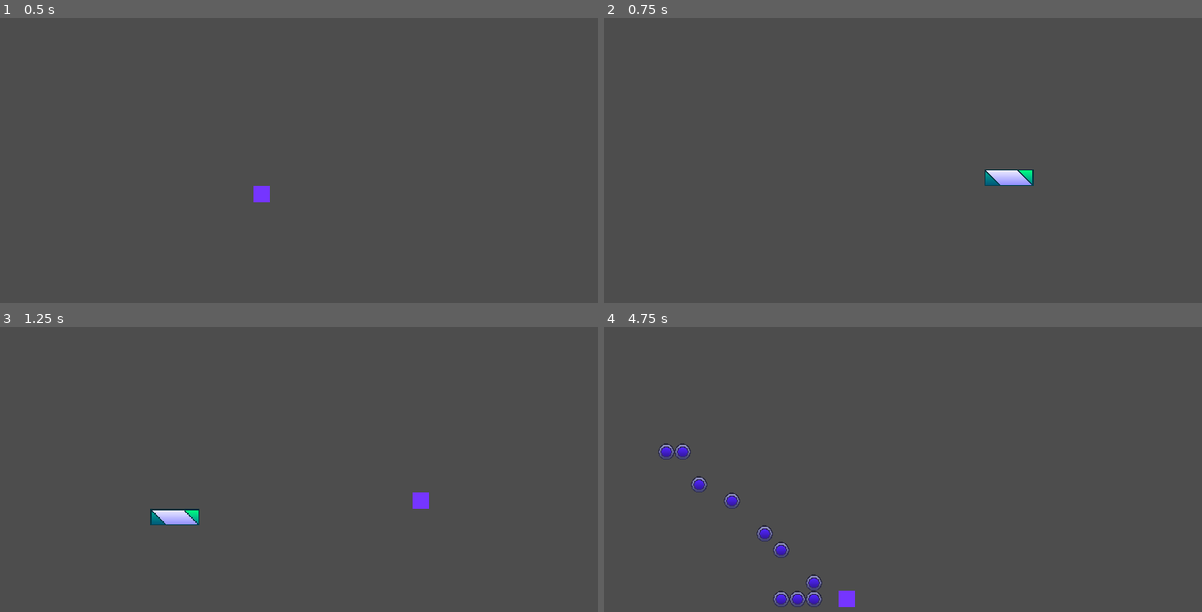
Above: before the commit, frames 1-4 (two rows, left to right).
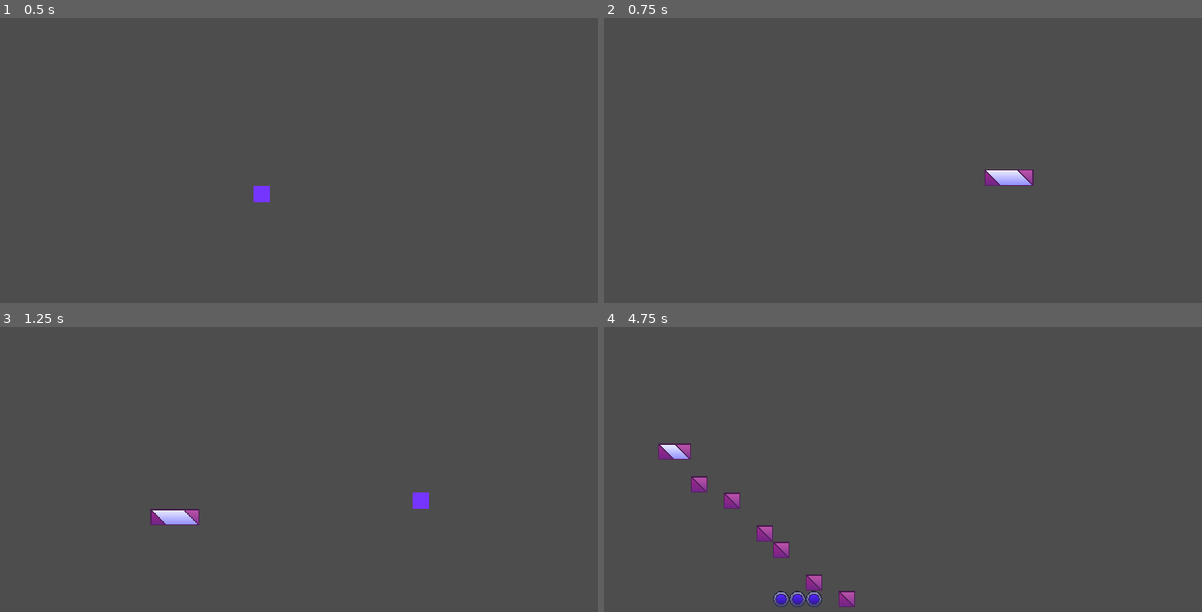
Above: after the commit, the same moments.

Repository: blokos0/funny_platformer
Game: Godot game, scene res://play.tscn
Same seed, same stepped clock (60 frames per second), same inputs: the game is played once before the commit and once after it.
Inputs (mouse positions are in pixels of both pictures, inside the frame that each line leads up to):
- Up to frame 1 (0.5 s): no input
- Up to frame 2 (0.75 s): tap Enter at 0.5 s; move the mouse to (1016, 183) at 0.52 s; hold D (right) from 0.53 s (still down); tap 4 at 0.6 s; click (1016, 183) at 0.67 s
- Up to frame 3 (1.25 s): keep holding D (right); tap W (up) at 0.77 s
- Up to frame 4 (4.75 s): release D (right) at 1.25 s; drag from (741, 529) to (843, 586) at 1.27 s; tap R (restart) at 2, 3.5 s; move the mouse to (938, 429) at 2.02 s; hold A (left) 2.03-2.75 s; tap 1 at 2.1 s; click (938, 429) at 2.17 s; tap 4 at 2.3, 3.8 s; drag from (843, 586) to (675, 455) at 2.77 s; move the mouse to (1070, 566) at 3.52 s; hold D (right) 3.53-4.25 s; tap 3 at 3.6 s; click (1070, 566) at 3.67 s; tap W (up) at 3.77 s; drag from (675, 455) to (843, 600) at 4.27 s

Frame 1 is identical in both runs. In frame 2, 0.2% of the frame differs, in the area x 63-72%, y 53-59%; in frame 3, 0.2%; in frame 4, 1.3%, in the area x 9-42%, y 40-99%.

Commit message:
added slippery blocks

Diff:
--- a/!todo.gd
+++ b/!todo.gd
@@ -1,3 +1,3 @@
 # import the level into global.leveldata when a level loads
-# implement slippery blocks (the ones with the pink corners
 # do something about is_on_wall(), maybe use raycasts
+# make an actually good editor
--- a/objects/player.gd
+++ b/objects/player.gd
@@ -17,10 +17,18 @@
 		queue_free() #global.restart()
 	if is_on_wall(): # is_on_wall() only detects collisions if im moving into a wall, which is bad
 		if !Input.is_action_pressed("down"):
-			bounce(bouncepower)
-			if dir == get_wall_normal()[0]:
-				velocity.x += velocityxconserved * -1
-				print("wallbounce! velocity.x mirrored")
+			var colpos: Vector2 = get_last_slide_collision().get_position()
+			var tilepos: Vector2i = get_parent().local_to_map(Vector2(colpos.x - max(get_wall_normal()[0], 0), colpos.y)) # spaghetti
+			var tiledata: TileData = get_parent().get_cell_tile_data(tilepos)
+			var slip: bool = true
+			if tiledata:
+				slip = tiledata.get_custom_data("slippery")
+				print(slip)
+			if !slip:
+				bounce(bouncepower)
+				if dir == get_wall_normal()[0]:
+					velocity.x += velocityxconserved * -1
+					print("wallbounce! velocity.x mirrored")
 	else:
 		bounced = false
 		velocityxconserved = velocity.x
--- a/play.gd
+++ b/play.gd
@@ -44,12 +44,14 @@
 		tile = 1
 	if Input.is_key_label_pressed(KEY_3):
 		tile = 2
+	if Input.is_key_label_pressed(KEY_4):
+		tile = 3
 	var mp = Vector2i(floor(get_global_mouse_position().x / 32) * 32, floor(get_global_mouse_position().y / 32) * 32)
 	var rect = Rect2(mp.x, mp.y, 32, 32)
 	draw_rect(rect, Color.from_string("#7535FF", Color.REBECCA_PURPLE))
 	if Input.is_mouse_button_pressed(MOUSE_BUTTON_LEFT):
-		if tile == 0:
-			$tilemap.set_cells_terrain_connect([mp / 32], tile, 0)
+		if tile == 0 || tile == 3:
+			$tilemap.set_cells_terrain_connect([mp / 32], 0, tile / 3)
 		else:
 			$tilemap.set_cell(mp / 32, tile, Vector2i(0, 0))
 	if Input.is_mouse_button_pressed(MOUSE_BUTTON_RIGHT):
--- a/tileset.tres
+++ b/tileset.tres
@@ -1,10 +1,12 @@
-[gd_resource type="TileSet" load_steps=7 format=3 uid="uid://c4iqh087853x6"]
+[gd_resource type="TileSet" load_steps=9 format=3 uid="uid://c4iqh087853x6"]
 
 [ext_resource type="Texture2D" uid="uid://2aku24x6j4qn" path="res://sprites/tileset_greencorners.png" id="1_mv278"]
 [ext_resource type="PackedScene" uid="uid://35frc7rs0dws" path="res://objects/player.tscn" id="2_4n5fh"]
 [ext_resource type="PackedScene" uid="uid://coodcfn4g33ec" path="res://objects/bouncebutton.tscn" id="3_xlg2i"]
+[ext_resource type="Texture2D" uid="uid://co7gfddnm41s1" path="res://sprites/tileset_pinkcorners.png" id="4_6m11g"]
 
 [sub_resource type="TileSetAtlasSource" id="TileSetAtlasSource_vquyu"]
+resource_name = "greencorners"
 texture = ExtResource("1_mv278")
 texture_region_size = Vector2i(32, 32)
 0:0/0 = 0
@@ -112,12 +114,134 @@
 resource_name = "bouncebutton"
 scenes/0/scene = ExtResource("3_xlg2i")
 
+[sub_resource type="TileSetAtlasSource" id="TileSetAtlasSource_58lcc"]
+resource_name = "pinkcorners"
+texture = ExtResource("4_6m11g")
+texture_region_size = Vector2i(32, 32)
+0:0/0 = 0
+0:0/0/terrain_set = 0
+0:0/0/terrain = 1
+0:0/0/physics_layer_0/polygon_0/points = PackedVector2Array(-16, -16, 16, -16, 16, 16, -16, 16)
+0:0/0/custom_data_0 = true
+1:0/0 = 0
+1:0/0/terrain_set = 0
+1:0/0/terrain = 1
+1:0/0/physics_layer_0/polygon_0/points = PackedVector2Array(-16, -16, 16, -16, 16, 16, -16, 16)
+1:0/0/terrains_peering_bit/right_side = 1
+1:0/0/custom_data_0 = true
+2:0/0 = 0
+2:0/0/terrain_set = 0
+2:0/0/terrain = 1
+2:0/0/physics_layer_0/polygon_0/points = PackedVector2Array(-16, -16, 16, -16, 16, 16, -16, 16)
+2:0/0/terrains_peering_bit/right_side = 1
+2:0/0/terrains_peering_bit/left_side = 1
+2:0/0/custom_data_0 = true
+3:0/0 = 0
+3:0/0/terrain_set = 0
+3:0/0/terrain = 1
+3:0/0/physics_layer_0/polygon_0/points = PackedVector2Array(-16, -16, 16, -16, 16, 16, -16, 16)
+3:0/0/terrains_peering_bit/left_side = 1
+3:0/0/custom_data_0 = true
+0:1/0 = 0
+0:1/0/terrain_set = 0
+0:1/0/terrain = 1
+0:1/0/physics_layer_0/polygon_0/points = PackedVector2Array(-16, -16, 16, -16, 16, 16, -16, 16)
+0:1/0/terrains_peering_bit/bottom_side = 1
+0:1/0/custom_data_0 = true
+1:1/0 = 0
+1:1/0/terrain_set = 0
+1:1/0/terrain = 1
+1:1/0/physics_layer_0/polygon_0/points = PackedVector2Array(-16, -16, 16, -16, 16, 16, -16, 16)
+1:1/0/terrains_peering_bit/right_side = 1
+1:1/0/terrains_peering_bit/bottom_side = 1
+1:1/0/custom_data_0 = true
+2:1/0 = 0
+2:1/0/terrain_set = 0
+2:1/0/terrain = 1
+2:1/0/physics_layer_0/polygon_0/points = PackedVector2Array(-16, -16, 16, -16, 16, 16, -16, 16)
+2:1/0/terrains_peering_bit/right_side = 1
+2:1/0/terrains_peering_bit/bottom_side = 1
+2:1/0/terrains_peering_bit/left_side = 1
+2:1/0/custom_data_0 = true
+3:1/0 = 0
+3:1/0/terrain_set = 0
+3:1/0/terrain = 1
+3:1/0/physics_layer_0/polygon_0/points = PackedVector2Array(-16, -16, 16, -16, 16, 16, -16, 16)
+3:1/0/terrains_peering_bit/bottom_side = 1
+3:1/0/terrains_peering_bit/left_side = 1
+3:1/0/custom_data_0 = true
+0:2/0 = 0
+0:2/0/terrain_set = 0
+0:2/0/terrain = 1
+0:2/0/physics_layer_0/polygon_0/points = PackedVector2Array(-16, -16, 16, -16, 16, 16, -16, 16)
+0:2/0/terrains_peering_bit/bottom_side = 1
+0:2/0/terrains_peering_bit/top_side = 1
+0:2/0/custom_data_0 = true
+1:2/0 = 0
+1:2/0/terrain_set = 0
+1:2/0/terrain = 1
+1:2/0/physics_layer_0/polygon_0/points = PackedVector2Array(-16, -16, 16, -16, 16, 16, -16, 16)
+1:2/0/terrains_peering_bit/right_side = 1
+1:2/0/terrains_peering_bit/bottom_side = 1
+1:2/0/terrains_peering_bit/top_side = 1
+1:2/0/custom_data_0 = true
+2:2/0 = 0
+2:2/0/terrain_set = 0
+2:2/0/terrain = 1
+2:2/0/physics_layer_0/polygon_0/points = PackedVector2Array(-16, -16, 16, -16, 16, 16, -16, 16)
+2:2/0/terrains_peering_bit/right_side = 1
+2:2/0/terrains_peering_bit/bottom_side = 1
+2:2/0/terrains_peering_bit/left_side = 1
+2:2/0/terrains_peering_bit/top_side = 1
+2:2/0/custom_data_0 = true
+3:2/0 = 0
+3:2/0/terrain_set = 0
+3:2/0/terrain = 1
+3:2/0/physics_layer_0/polygon_0/points = PackedVector2Array(-16, -16, 16, -16, 16, 16, -16, 16)
+3:2/0/terrains_peering_bit/bottom_side = 1
+3:2/0/terrains_peering_bit/left_side = 1
+3:2/0/terrains_peering_bit/top_side = 1
+3:2/0/custom_data_0 = true
+0:3/0 = 0
+0:3/0/terrain_set = 0
+0:3/0/terrain = 1
+0:3/0/physics_layer_0/polygon_0/points = PackedVector2Array(-16, -16, 16, -16, 16, 16, -16, 16)
+0:3/0/terrains_peering_bit/top_side = 1
+0:3/0/custom_data_0 = true
+1:3/0 = 0
+1:3/0/terrain_set = 0
+1:3/0/terrain = 1
+1:3/0/physics_layer_0/polygon_0/points = PackedVector2Array(-16, -16, 16, -16, 16, 16, -16, 16)
+1:3/0/terrains_peering_bit/right_side = 1
+1:3/0/terrains_peering_bit/top_side = 1
+1:3/0/custom_data_0 = true
+2:3/0 = 0
+2:3/0/terrain_set = 0
+2:3/0/terrain = 1
+2:3/0/physics_layer_0/polygon_0/points = PackedVector2Array(-16, -16, 16, -16, 16, 16, -16, 16)
+2:3/0/terrains_peering_bit/right_side = 1
+2:3/0/terrains_peering_bit/left_side = 1
+2:3/0/terrains_peering_bit/top_side = 1
+2:3/0/custom_data_0 = true
+3:3/0 = 0
+3:3/0/terrain_set = 0
+3:3/0/terrain = 1
+3:3/0/physics_layer_0/polygon_0/points = PackedVector2Array(-16, -16, 16, -16, 16, 16, -16, 16)
+3:3/0/terrains_peering_bit/left_side = 1
+3:3/0/terrains_peering_bit/top_side = 1
+3:3/0/custom_data_0 = true
+
 [resource]
 tile_size = Vector2i(32, 32)
 physics_layer_0/collision_layer = 1
 terrain_set_0/mode = 2
-terrain_set_0/terrain_0/name = "green_corners"
+terrain_set_0/terrain_0/name = "greencorners"
 terrain_set_0/terrain_0/color = Color(0.25098, 1, 0.662745, 1)
+terrain_set_0/terrain_1/name = "pinkcorners"
+terrain_set_0/terrain_1/color = Color(0.8, 0.208, 0.7704, 1)
+custom_data_layer_0/name = "slippery"
+custom_data_layer_0/type = 1
 sources/0 = SubResource("TileSetAtlasSource_vquyu")
 sources/1 = SubResource("TileSetScenesCollectionSource_7c560")
 sources/2 = SubResource("TileSetScenesCollectionSource_bb6sf")
+sources/3 = SubResource("TileSetAtlasSource_58lcc")
